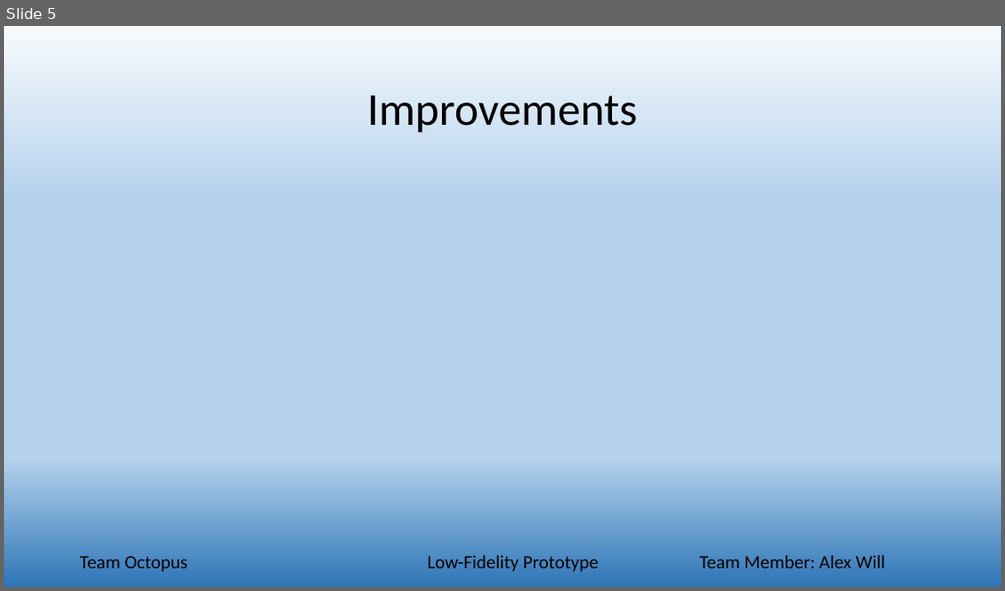
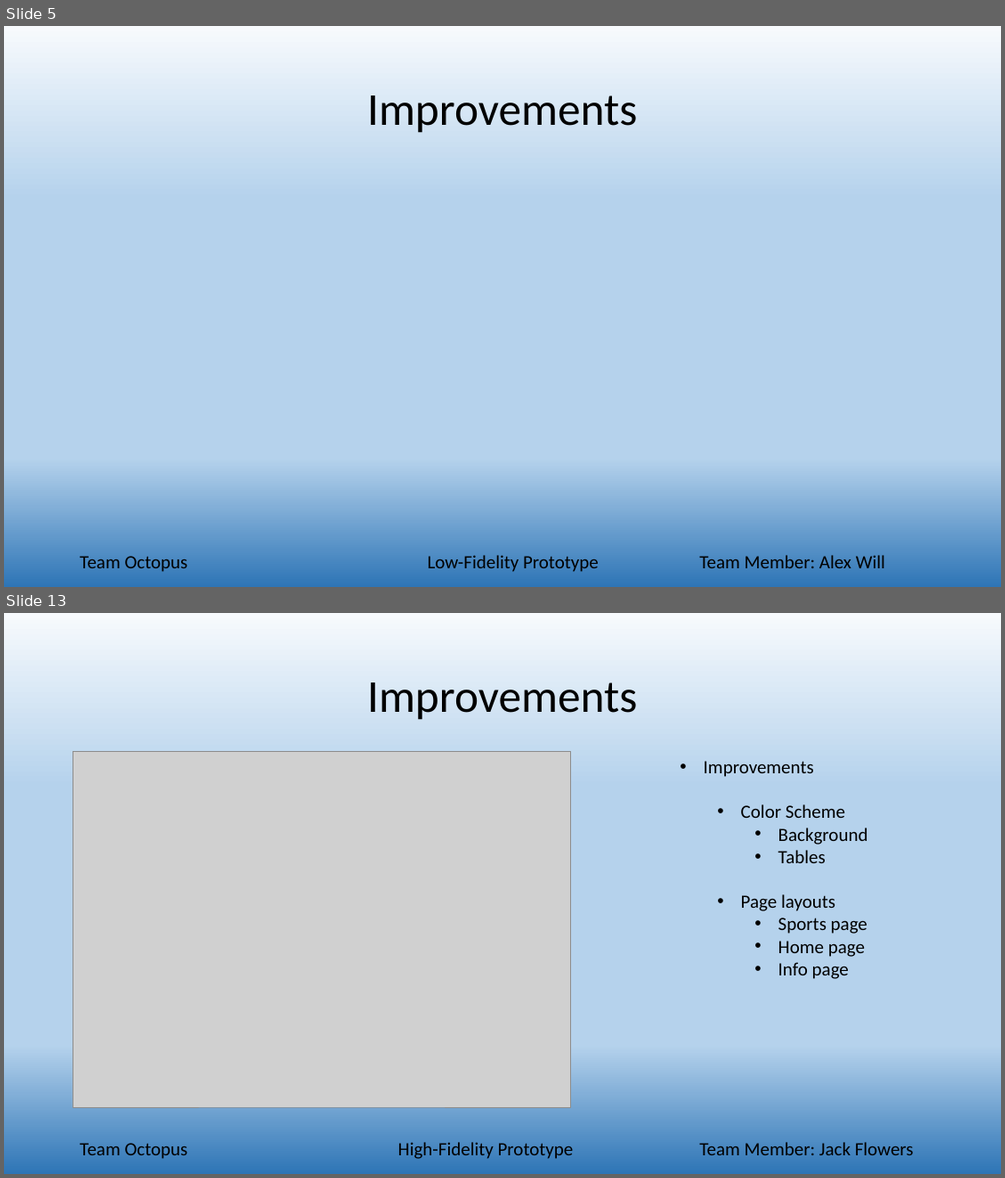
Before and after one commit to alwill/SchoolProjects, a slide deck: TeamOctopus/phase6/team_Octopus_Presentation.pptx. Shown one above the other, each under a label of ours: slide 5 before the commit, slides 5 and 13 after it; the slides between them are not shown. The pictures are 1005x591 and 1005x1178 pixels, drawn with LibreOffice and Linux fonts; fonts in the diff are those of the drawing; grey boxes stand for pictures. Boxes give left, top, right and bottom in pixels: in the first picture for what was removed or moved away, otherwise in the second. Text is boxed around its words. In the diff, an @@ line names an element or a change of style, - is before the commit and + after.

Commit message:
Added work models and high prototype. Plus pictures.

```diff
--- a/TeamOctopus/phase6/team_Octopus_Presentation.pptx
+++ b/TeamOctopus/phase6/team_Octopus_Presentation.pptx
@@ slide 13 added at <box>4,613,1001,1174</box>, background gradient #F7FAFD to #B5D2EC to #2E75B6 @@
@@ title added at <box>367,682,637,720</box>, 44 pt, text #000000 @@
+Improvements
@@ picture added at <box>73,751,571,1107</box> @@
@@ text added at <box>704,761,868,979</box>, 18 pt, text #000000 @@
+• Improvements
+  • Color Scheme
+    • Background
+    • Tables
+  • Page layouts
+    • Sports page
+    • Home page
+    • Info page
@@ text added at <box>80,1143,188,1159</box>, 18 pt, text #000000 @@
+Team Octopus
@@ text added at <box>398,1142,574,1159</box>, 18 pt, text #000000 @@
+High-Fidelity Prototype
@@ text added at <box>699,1142,914,1155</box>, 18 pt, text #000000 @@
+Team Member: Jack Flowers
```
Also in this commit, not shown: 8 other slides added, 5 other files.
